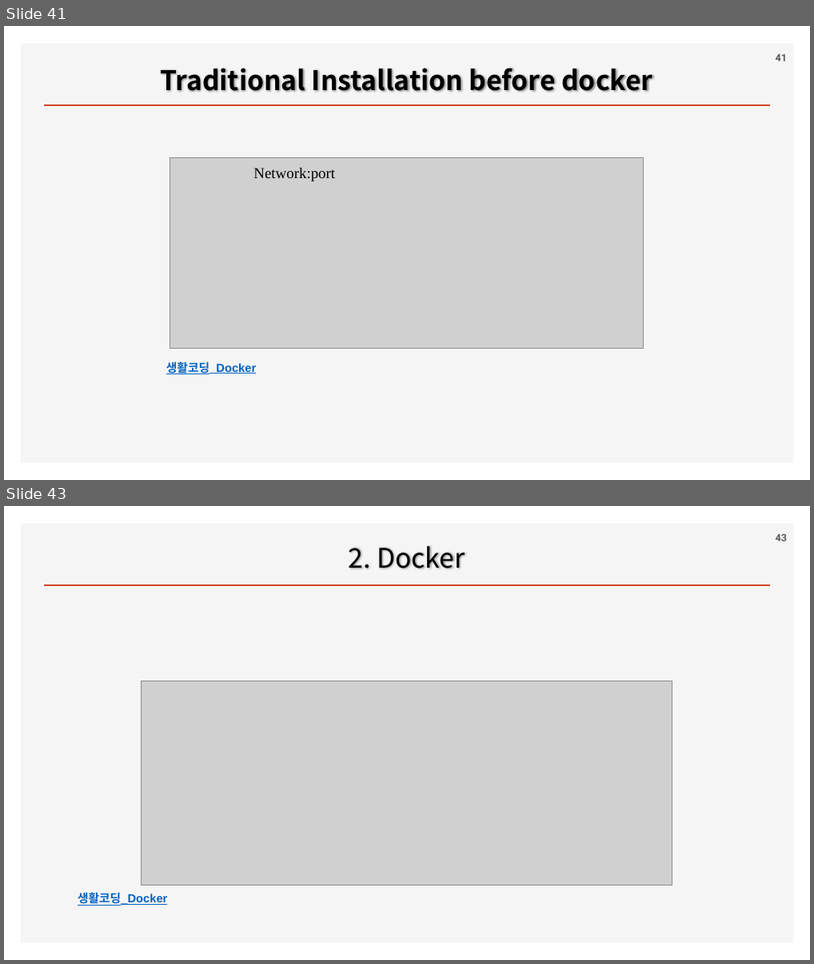
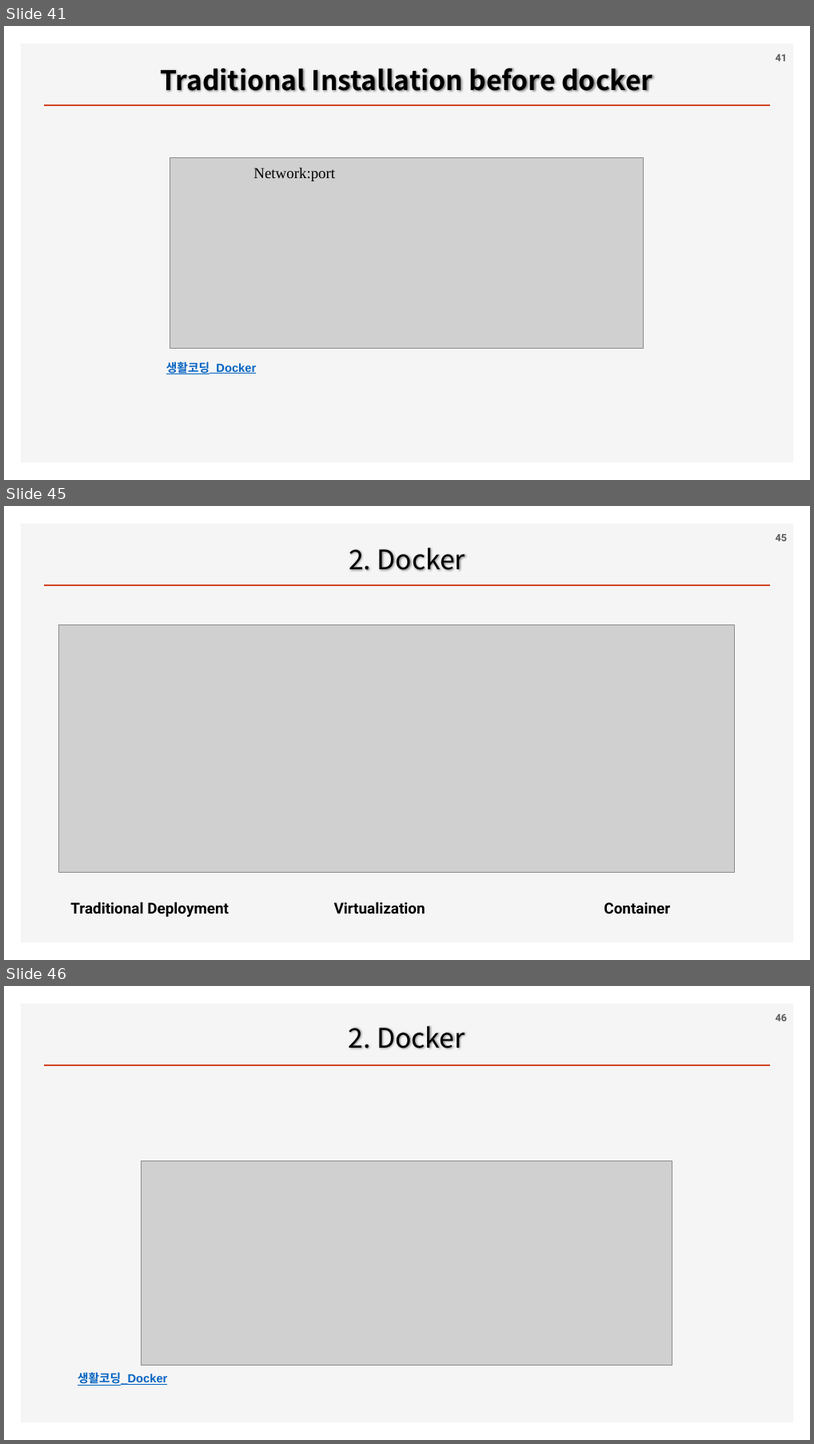
Before and after one commit to ancestor9/2026_Fall_Application-Deployment, a slide deck: App Deployment.pptx. Shown one above the other, each under a label of ours: slides 41 and 43 before the commit, slides 41, 45 and 46 after it; the slides between them are not shown. The pictures are 814x964 and 814x1444 pixels, drawn with LibreOffice and Linux fonts; fonts in the diff are those of the drawing; grey boxes stand for pictures; background and template pictures are left out. Boxes give left, top, right and bottom in pixels: in the first picture for what was removed or moved away, otherwise in the second. Text is boxed around its words. In the diff, an @@ line names an element or a change of style, - is before the commit and + after.

```diff
--- a/App Deployment.pptx
+++ b/App Deployment.pptx
@@ slide 45 added at (4, 506, 810, 960), background #FFFFFF; not listed: 2 template elements that a slide beside it also shows @@
@@ title added at (349, 548, 466, 571), 32 pt, text #000000 @@
+2. Docker
@@ page number added at (776, 534, 787, 541), 12 pt, text #595959, bold @@
+45
@@ picture added at (59, 624, 735, 872) @@
@@ text added at (70, 901, 229, 916), 18 pt, text #000000, bold @@
+Traditional Deployment
@@ text added at (334, 901, 426, 914), 18 pt, text #000000, bold @@
+Virtualization
@@ text added at (604, 902, 670, 914), 18 pt, text #000000, bold @@
+Container
@@ what was slide 43 is now slide 46 @@
@@ page number at (776, 1014, 787, 1021): text changed @@
-43
+46
```
Also in this commit, not shown: 2 slides changed, 5 other slides added.
